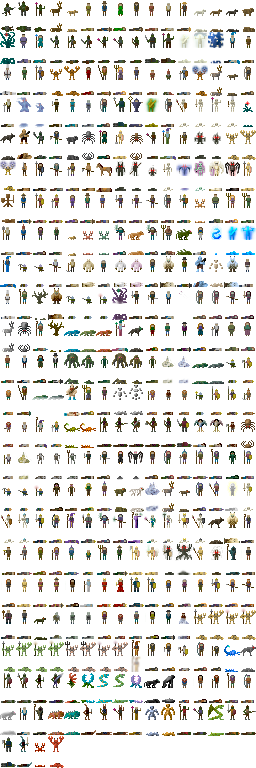
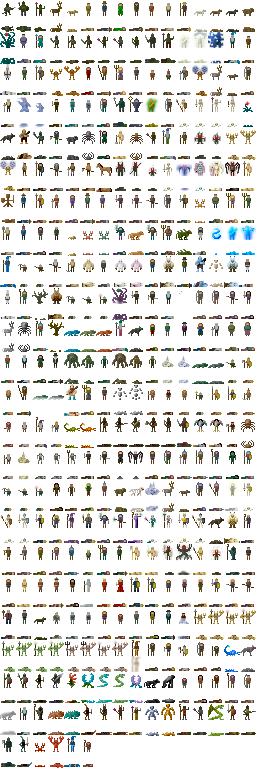
Before/after of a (256, 768) layered artwork. What changed in the layer stack:
painted on "Background" over <box>64,736,93,767</box>
